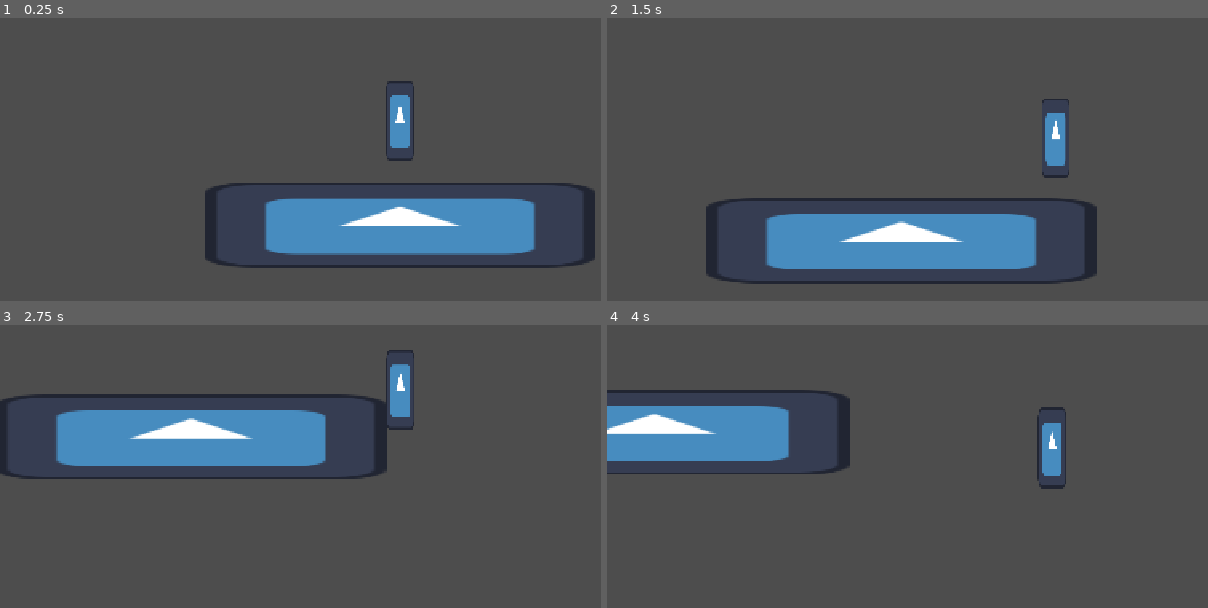
Above: before the commit, frames 1-4 (two rows, left to right).
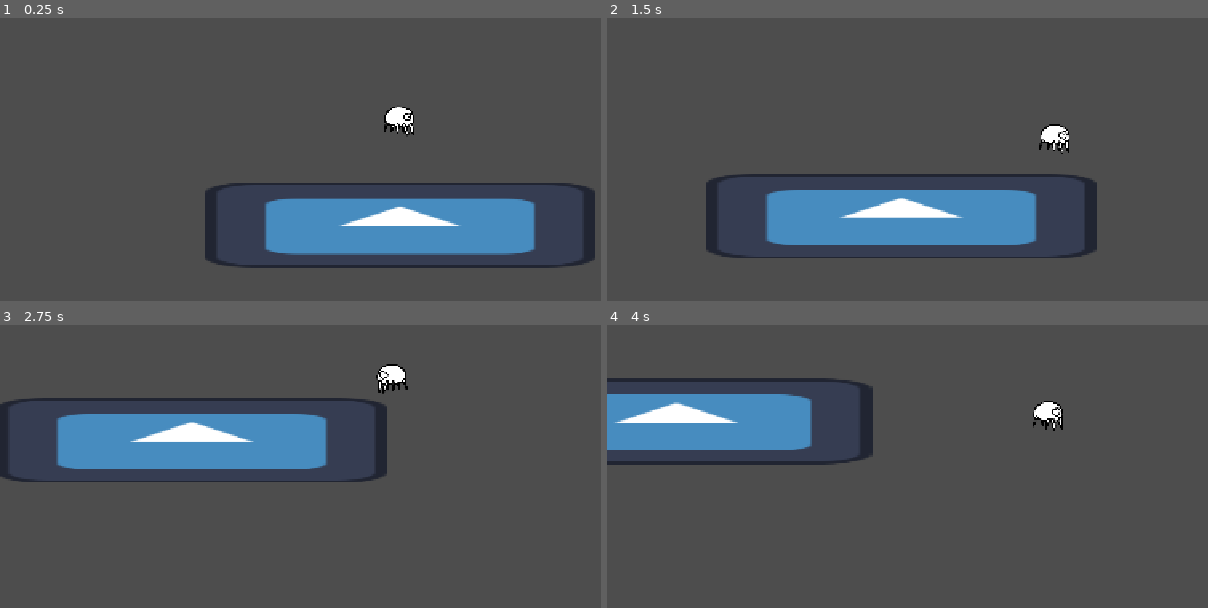
Above: after the commit, the same moments.

Repository: Dead-Vortex/stem-scuba-diving
Game: Godot game, scene res://scenes/main.tscn
The game is run twice, just before and just after one commit, with the same random seed, the same clock (stepped at 60 frames per second) and the same inputs. The engine's default icon, where the game draws it, is replaced by a stand-in: a white triangle on a blue panel in a dark square.
Inputs:
- Up to frame 1 (0.25 s): no input
- Up to frame 2 (1.5 s): hold W (up) 0.53-1.28 s; hold D (right) from 0.53 s (still down); tap W (up) at 1.35 s
- Up to frame 3 (2.75 s): tap W (up) at 1.52, 1.82 s; release D (right) at 2.03 s; hold A (left) from 2.03 s (still down); hold W (up) from 2.03 s (still down)
- Up to frame 4 (4 s): release A (left) at 2.78 s; release W (up) at 2.78 s; hold D (right) from 2.78 s (still down); tap W (up) at 2.85, 3.02, 3.32 s; hold W (up) from 3.53 s (still down)

The runs differ from the first frame. In frame 1, 0.8% of the frame differs, in the area x 63-69%, y 22-51%; in frame 2, 12%, in the area x 16-82%, y 28-94%; in frame 3, 5.0%; in frame 4, 8.4%.

Commit message:
animation system start

Diff:
--- a/scenes/player.tscn
+++ b/scenes/player.tscn
@@ -1,11 +1,115 @@
-[gd_scene load_steps=4 format=3 uid="uid://cgwfckhcnlryo"]
+[gd_scene load_steps=18 format=3 uid="uid://cgwfckhcnlryo"]
 
-[ext_resource type="Texture2D" uid="uid://bfcyk2hhalhey" path="res://assets/godot.svg" id="1_3vyb7"]
 [ext_resource type="Script" uid="uid://cjcnpbqh32mf2" path="res://scripts/player.gd" id="1_g2els"]
+[ext_resource type="Texture2D" uid="uid://qb6om7g577kv" path="res://assets/player.png" id="2_g2els"]
 
 [sub_resource type="CapsuleShape2D" id="CapsuleShape2D_3vyb7"]
-radius = 22.0
-height = 128.0
+radius = 23.0
+height = 48.0
+
+[sub_resource type="AtlasTexture" id="AtlasTexture_qhqgy"]
+atlas = ExtResource("2_g2els")
+region = Rect2(0, 0, 256, 256)
+
+[sub_resource type="AtlasTexture" id="AtlasTexture_dqkch"]
+atlas = ExtResource("2_g2els")
+region = Rect2(256, 0, 256, 256)
+
+[sub_resource type="AtlasTexture" id="AtlasTexture_qlg0r"]
+atlas = ExtResource("2_g2els")
+region = Rect2(512, 0, 256, 256)
+
+[sub_resource type="AtlasTexture" id="AtlasTexture_tuyoq"]
+atlas = ExtResource("2_g2els")
+region = Rect2(768, 0, 256, 256)
+
+[sub_resource type="AtlasTexture" id="AtlasTexture_fjrip"]
+atlas = ExtResource("2_g2els")
+region = Rect2(1024, 0, 256, 256)
+
+[sub_resource type="AtlasTexture" id="AtlasTexture_smehm"]
+atlas = ExtResource("2_g2els")
+region = Rect2(0, 256, 256, 256)
+
+[sub_resource type="AtlasTexture" id="AtlasTexture_ur7pv"]
+atlas = ExtResource("2_g2els")
+region = Rect2(256, 256, 256, 256)
+
+[sub_resource type="AtlasTexture" id="AtlasTexture_y4r1p"]
+atlas = ExtResource("2_g2els")
+region = Rect2(512, 256, 256, 256)
+
+[sub_resource type="AtlasTexture" id="AtlasTexture_g2els"]
+atlas = ExtResource("2_g2els")
+region = Rect2(1024, 256, 256, 256)
+
+[sub_resource type="AtlasTexture" id="AtlasTexture_d2wvv"]
+atlas = ExtResource("2_g2els")
+region = Rect2(0, 512, 256, 256)
+
+[sub_resource type="AtlasTexture" id="AtlasTexture_3v2ag"]
+atlas = ExtResource("2_g2els")
+region = Rect2(256, 512, 256, 256)
+
+[sub_resource type="AtlasTexture" id="AtlasTexture_jej6c"]
+atlas = ExtResource("2_g2els")
+region = Rect2(512, 512, 256, 256)
+
+[sub_resource type="AtlasTexture" id="AtlasTexture_f1ej7"]
+atlas = ExtResource("2_g2els")
+region = Rect2(768, 512, 256, 256)
+
+[sub_resource type="SpriteFrames" id="SpriteFrames_3vyb7"]
+animations = [{
+"frames": [{
+"duration": 0.5,
+"texture": SubResource("AtlasTexture_qhqgy")
+}, {
+"duration": 0.5,
+"texture": SubResource("AtlasTexture_dqkch")
+}, {
+"duration": 0.5,
+"texture": SubResource("AtlasTexture_qlg0r")
+}, {
+"duration": 0.5,
+"texture": SubResource("AtlasTexture_tuyoq")
+}, {
+"duration": 0.5,
+"texture": SubResource("AtlasTexture_fjrip")
+}, {
+"duration": 0.5,
+"texture": SubResource("AtlasTexture_smehm")
+}, {
+"duration": 0.5,
+"texture": SubResource("AtlasTexture_ur7pv")
+}, {
+"duration": 0.5,
+"texture": SubResource("AtlasTexture_y4r1p")
+}],
+"loop": true,
+"name": &"idle",
+"speed": 5.0
+}, {
+"frames": [{
+"duration": 0.7,
+"texture": SubResource("AtlasTexture_g2els")
+}, {
+"duration": 0.7,
+"texture": SubResource("AtlasTexture_d2wvv")
+}, {
+"duration": 0.7,
+"texture": SubResource("AtlasTexture_3v2ag")
+}, {
+"duration": 0.7,
+"texture": SubResource("AtlasTexture_jej6c")
+}, {
+"duration": 0.7,
+"texture": SubResource("AtlasTexture_f1ej7")
+}],
+"loop": true,
+"name": &"walk",
+"speed": 5.0
+}]
 
 [node name="CharacterBody2D" type="CharacterBody2D"]
 script = ExtResource("1_g2els")
@@ -13,10 +117,12 @@
 [node name="CollisionShape2D" type="CollisionShape2D" parent="."]
 shape = SubResource("CapsuleShape2D_3vyb7")
 
-[node name="Sprite2D" type="Sprite2D" parent="."]
-scale = Vector2(0.3515625, 1)
-texture = ExtResource("1_3vyb7")
-
 [node name="Camera2D" type="Camera2D" parent="."]
 position_smoothing_enabled = true
 position_smoothing_speed = 3.0
+
+[node name="AnimatedSprite2D" type="AnimatedSprite2D" parent="."]
+scale = Vector2(0.25, 0.25)
+sprite_frames = SubResource("SpriteFrames_3vyb7")
+animation = &"walk"
+frame_progress = 0.6453587
--- a/scripts/player.gd
+++ b/scripts/player.gd
@@ -6,6 +6,12 @@
 
 @export var water : bool = false
 var climbable : bool = false
+
+@onready var sprite : AnimatedSprite2D = $AnimatedSprite2D
+var facing : String = "right"
+
+func _ready():
+	sprite.play("idle")
 
 func _physics_process(delta):
 	if !water:
@@ -34,6 +40,20 @@
 
 	move_and_slide()
 
+func _process(_delta):
+	# TODO: make animation change run on input AND if axis ==
+	# and replace spritesheet with updated ver
+	if Input.get_axis("left", "right") != 0:
+		sprite.play("walk")
+	else:
+		sprite.play("idle")
+	if Input.get_axis("left", "right") == -1 and facing == "right":
+		facing = "left"
+		sprite.flip_h = true
+	elif Input.get_axis("left", "right") == 1 and facing == "left":
+		facing = "right"
+		sprite.flip_h = false
+
 func _dock_climable(_body):
 	climbable = true
 
Binary file added: assets/player.png
Not shown, added: assets/player.png.import
